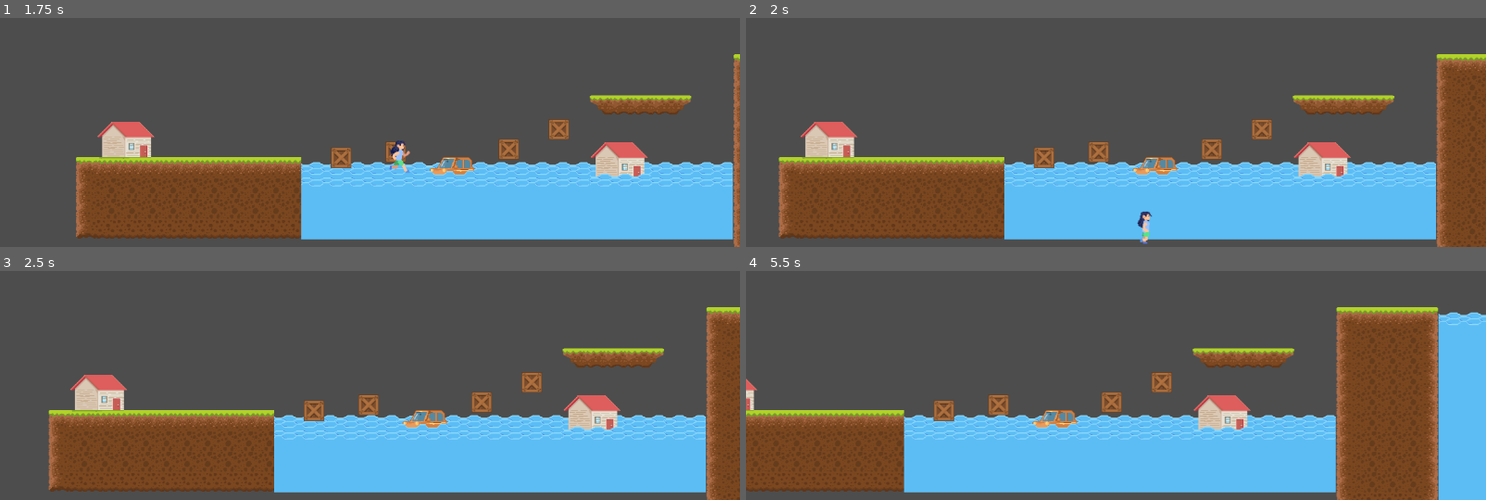
Above: before the commit, frames 1-4 (two rows, left to right).
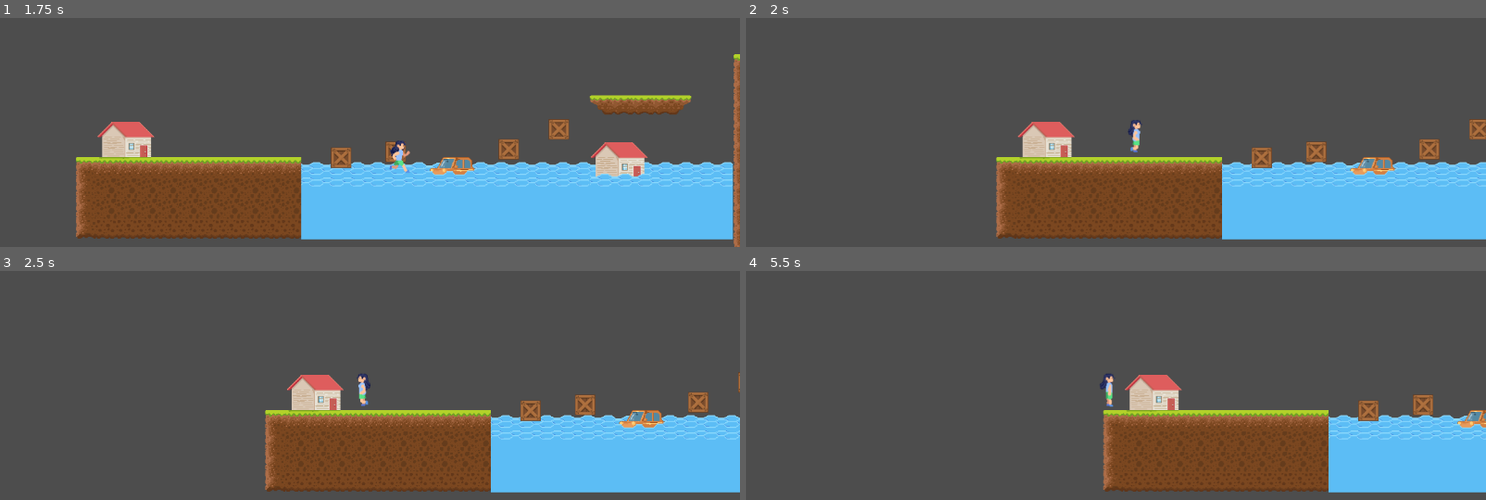
Above: after the commit, the same moments.

Repository: Jeijito/Hackaton-Floody-Plan
Game: Godot game, scene res://Scene/Levels/level_1.tscn
Same seed, same stepped clock (60 frames per second), same inputs: the game is played once before the commit and once after it. This scene is started directly instead of the project's main scene.
Inputs:
- Up to frame 1 (1.75 s): tap Enter at 0.5 s; hold Right (move_right) from 0.53 s (still down); tap Space (jump) at 0.77, 1.52 s
- Up to frame 2 (2 s): keep holding Right (move_right)
- Up to frame 3 (2.5 s): release Right (move_right) at 2.03 s; hold Left (move_left) from 2.03 s (still down)
- Up to frame 4 (5.5 s): release Left (move_left) at 2.78 s; hold Right (move_right) 2.78-4.28 s; tap Space (jump) at 3.02, 3.77, 4.52 s; hold Left (move_left) 4.28-5.03 s; hold Right (move_right) from 5.03 s (still down)

Frame 1 is identical in both runs. In frame 2, 33% of the frame differs, in the area x 4-100%, y 15-100%; in frame 3, 32%; in frame 4, 46%, in the area x 0-100%, y 15-100%.
Error after the commit: Invalid call. Nonexistent function 'stop' in base 'Nil'. (res://Scripts/area_2d.gd:9)

Commit message:
hehe

Diff:
--- a/Scene/Levels/level_1.tscn
+++ b/Scene/Levels/level_1.tscn
@@ -1,10 +1,11 @@
-[gd_scene load_steps=13 format=3 uid="uid://cfor4cdhady8d"]
+[gd_scene load_steps=15 format=3 uid="uid://cfor4cdhady8d"]
 
 [ext_resource type="Texture2D" uid="uid://dcknfmi87c040" path="res://Assets/h2o hackathon assets/freetileset/png/NEW Tiles/tile spritesheet.png" id="1_ep5pf"]
 [ext_resource type="Texture2D" uid="uid://hwgw3q6pl0ja" path="res://Assets/h2o hackathon assets/freetileset/png/house spritesheet/house.png" id="2_evcgn"]
 [ext_resource type="Texture2D" uid="uid://ckaao16csx1h7" path="res://Assets/h2o hackathon assets/freetileset/png/house spritesheet/house-flooded.png" id="3_gxhcd"]
 [ext_resource type="PackedScene" uid="uid://dl6i72gdq6u6s" path="res://Scene/Platforms/box.tscn" id="4_hd0p1"]
 [ext_resource type="PackedScene" uid="uid://onugyp1q0g5y" path="res://Scene/Characters/character_body_2d.tscn" id="5_tm2rq"]
+[ext_resource type="PackedScene" uid="uid://cu27wiocnm6ra" path="res://Scene/area_2d.tscn" id="6_gb46t"]
 
 [sub_resource type="TileSetAtlasSource" id="TileSetAtlasSource_2yfwc"]
 texture = ExtResource("1_ep5pf")
@@ -223,6 +224,9 @@
 "move": SubResource("Animation_efgn2")
 }
 
+[sub_resource type="RectangleShape2D" id="RectangleShape2D_ichi1"]
+size = Vector2(682, 20)
+
 [node name="Level 1" type="Node"]
 
 [node name="TileMap" type="TileMap" parent="."]
@@ -259,3 +263,10 @@
 [node name="Camera2D" type="Camera2D" parent="Player"]
 limit_bottom = 140
 position_smoothing_enabled = true
+
+[node name="Area2D" parent="." instance=ExtResource("6_gb46t")]
+position = Vector2(193, 44)
+
+[node name="CollisionShape2D2" type="CollisionShape2D" parent="Area2D"]
+position = Vector2(331, 0)
+shape = SubResource("RectangleShape2D_ichi1")
--- a/Scene/area_2d.tscn
+++ b/Scene/area_2d.tscn
@@ -1,10 +1,8 @@
 [gd_scene load_steps=2 format=3 uid="uid://cu27wiocnm6ra"]
 
-[sub_resource type="RectangleShape2D" id="RectangleShape2D_4myxi"]
-size = Vector2(605, 20)
+[ext_resource type="Script" path="res://Scripts/area_2d.gd" id="1_vc6ih"]
 
 [node name="Area2D" type="Area2D"]
+script = ExtResource("1_vc6ih")
 
-[node name="CollisionShape2D" type="CollisionShape2D" parent="."]
-position = Vector2(301, 9)
-shape = SubResource("RectangleShape2D_4myxi")
+[connection signal="body_entered" from="." to="." method="_on_body_entered"]
--- /dev/null
+++ b/Scripts/area_2d.gd
@@ -0,0 +1,9 @@
+extends Area2D
+
+signal died
+
+
+
+func _on_body_entered(body):
+	died.emit()
+	(body as CharacterBody2D).stop()
